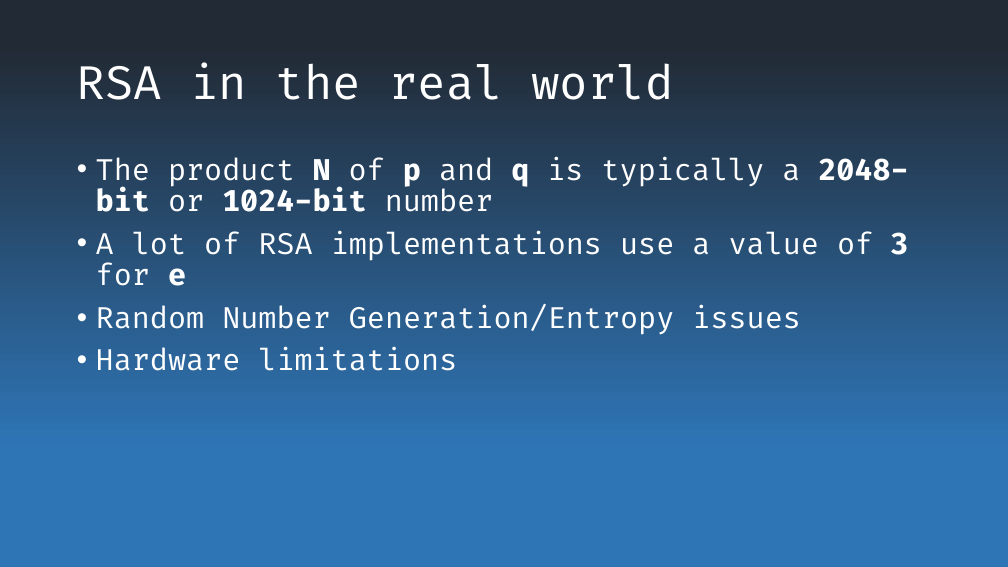
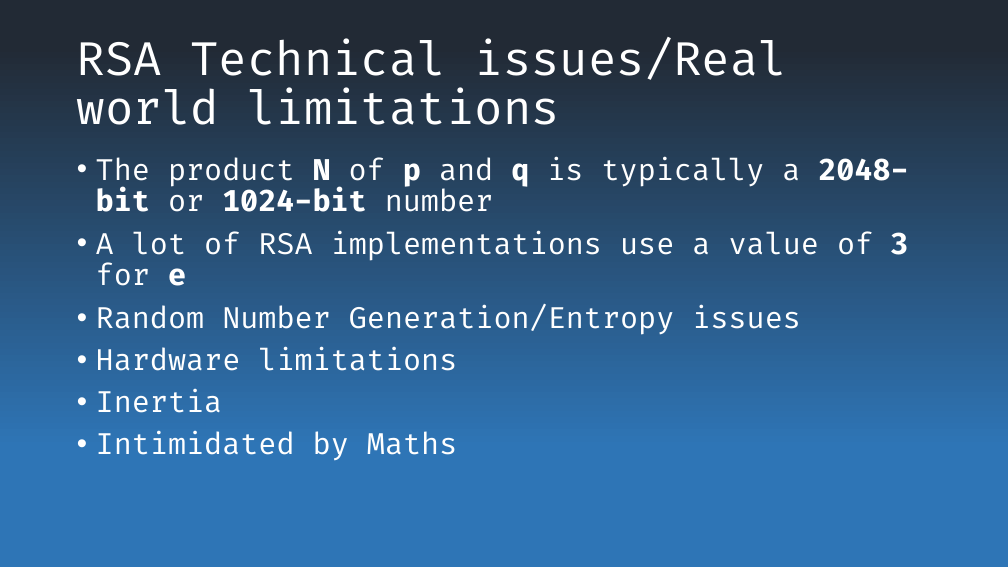
Before and after one commit to mhdl1991/19129163_TECH7009_repo, a slide deck: slide 5 of Continued use of weak RSA keys.pptx (slide 4 before the commit). Drawn at 1008x567 pixels with LibreOffice and Linux fonts; fonts in the diff are those of the drawing. Boxes give left, top, right and bottom in pixels: in the first picture for what was removed or moved away, otherwise in the second. Text is boxed around its words. In the diff, an @@ line names an element or a change of style, - is before the commit and + after.

```diff
--- a/Continued use of weak RSA keys.pptx
+++ b/Continued use of weak RSA keys.pptx
@@ title at [77,37,787,125]: text changed @@
-RSA in the real world
+RSA Technical issues/Real world limitations
@@ text at [96,389,457,461]: paragraphs added @@
+• Inertia
+• Intimidated by Maths
```
Also in this commit, not shown: 3 other slides changed, 3 slides added.
